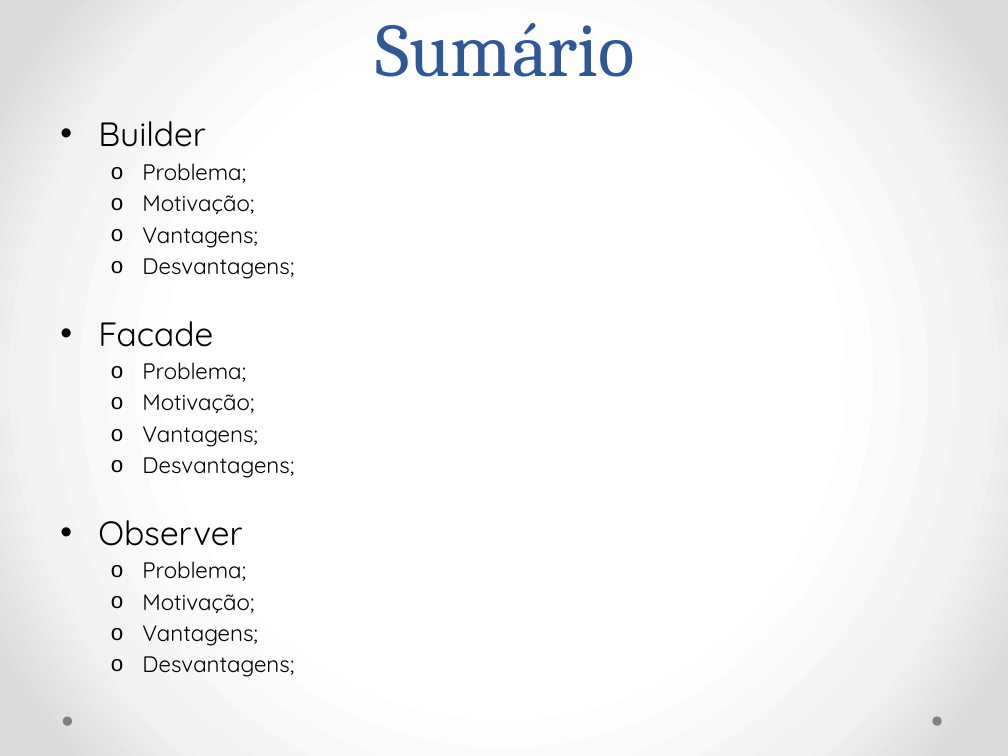
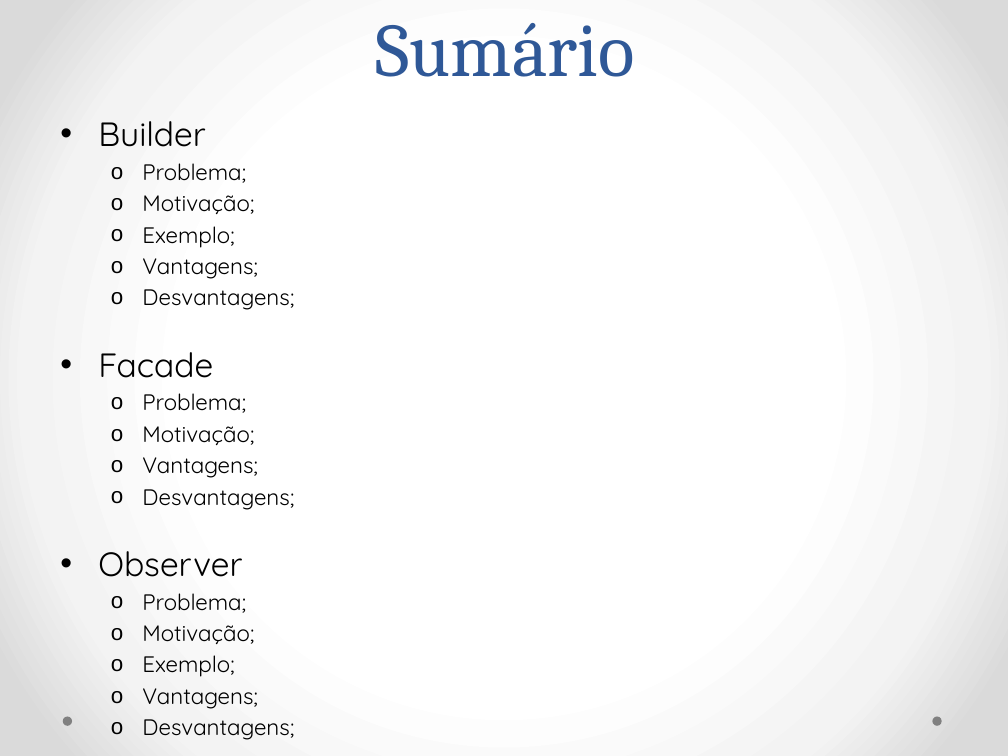
Before and after one commit to BrunoFelix/Restoran, a slide deck: slide 2 of Docs/Apresentação Padrões de Projetos.pptx. Drawn at 1008x756 pixels with LibreOffice and Linux fonts; fonts in the diff are those of the drawing. Boxes give left, top, right and bottom in pixels: in the first picture for what was removed or moved away, otherwise in the second. Text is boxed around its words. In the diff, an @@ line names an element or a change of style, - is before the commit and + after.

```diff
--- a/Docs/Apresentação Padrões de Projetos.pptx
+++ b/Docs/Apresentação Padrões de Projetos.pptx
@@ text at box(142, 226, 234, 248): paragraph added @@
+  o Exemplo;
@@ text at box(142, 655, 234, 677): paragraph added @@
+  o Exemplo;
```
Also in this commit, not shown: 8 other slides changed, 27 slides added, 7 slides removed, 1 other file.
